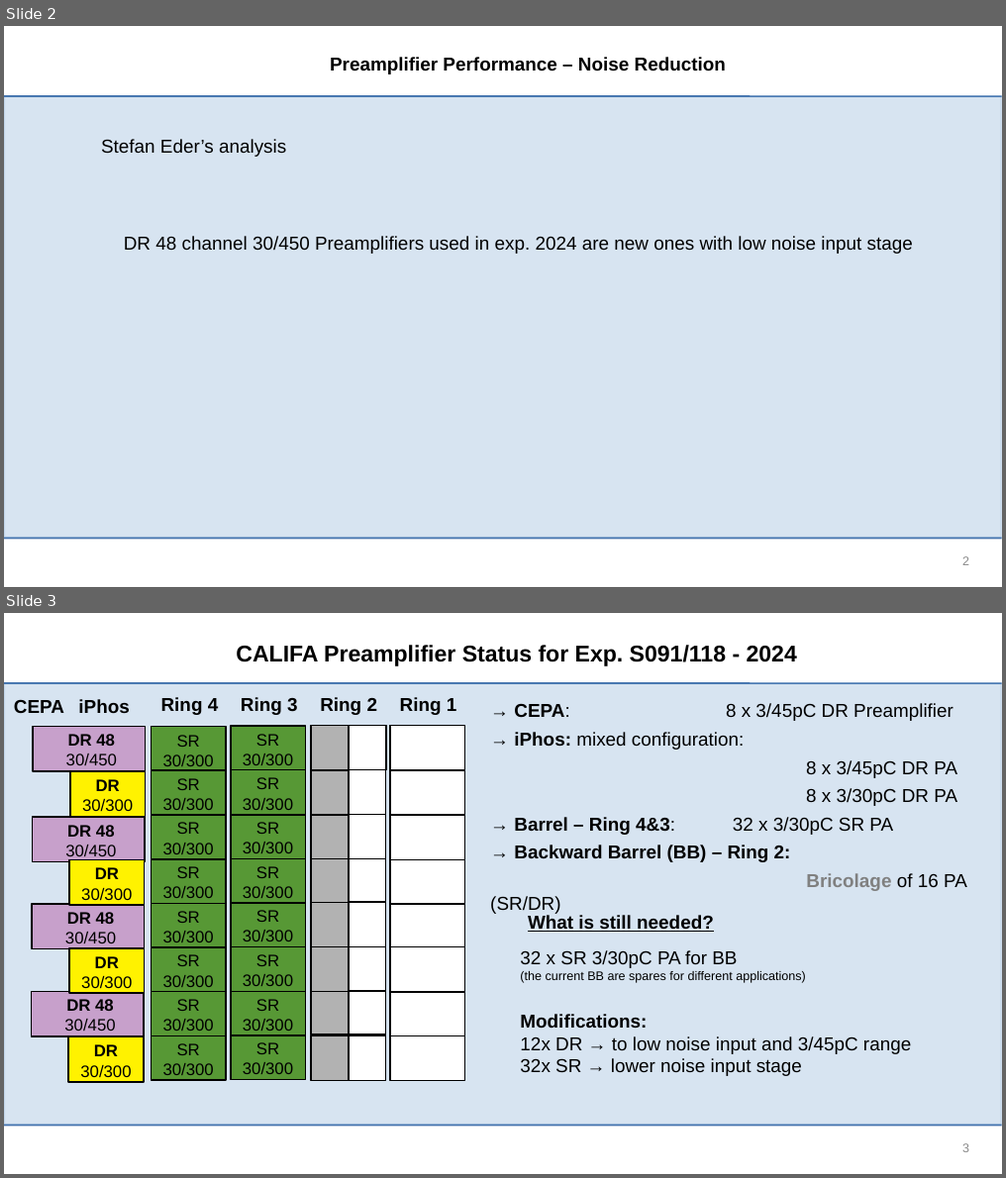
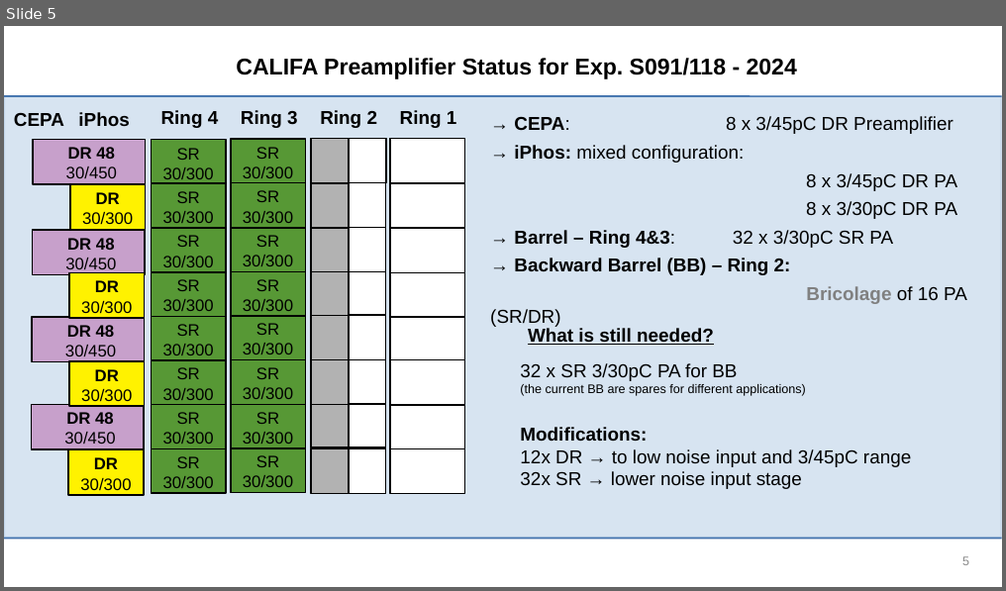
Before and after one commit to jenegger/r3bweek_24_paris, a slide deck: wg_califa_meeting_18_10_2024.odp. Shown one above the other, each under a label of ours: slides 2 and 3 before the commit, slide 5 after it. The pictures are 1006x1178 and 1006x591 pixels, drawn with LibreOffice and Linux fonts; fonts in the diff are those of the drawing; background and template pictures are left out. Boxes give left, top, right and bottom in pixels: in the first picture for what was removed or moved away, otherwise in the second. Text is boxed around its words. In the diff, an @@ line names an element or a change of style, - is before the commit and + after.

```diff
--- a/wg_califa_meeting_18_10_2024.odp
+++ b/wg_califa_meeting_18_10_2024.odp
@@ slide 2 removed at (4, 26, 1002, 587), background #FFFFFF; not listed: 3 template elements that a slide beside it also shows @@
@@ text removed at (330, 57, 726, 75) @@
-Preamplifier Performance – Noise Reduction
@@ text removed at (101, 139, 286, 157) @@
-Stefan Eder’s analysis
@@ text removed at (124, 236, 913, 254) @@
-DR 48 channel 30/450 Preamplifiers used in exp. 2024 are new ones with low noise input stage
@@ page number removed at (962, 557, 969, 566) @@
-2
@@ what was slide 3 is now slide 5 @@
@@ page number at (962, 557, 969, 566): text changed @@
-3
+5
```
Also in this commit, not shown: 2 slides changed, 4 slides added, 5 other files.
